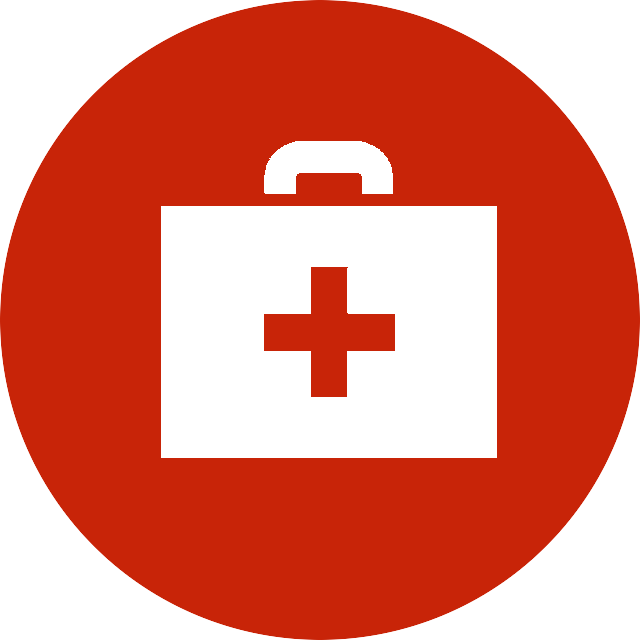
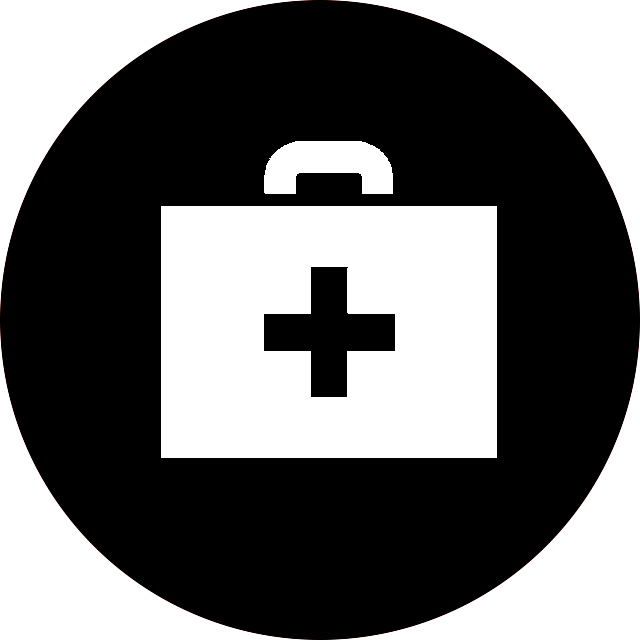
The second 640 × 640 image is a revision of the first. Changes to its layers:
hid "noun_370418_cc.png" over box(161, 141, 497, 397)
added layer "icon" above "Arrière-plan" over box(0, 0, 640, 640)
hid "Arrière-plan", painted on it over box(0, 0, 640, 640)
